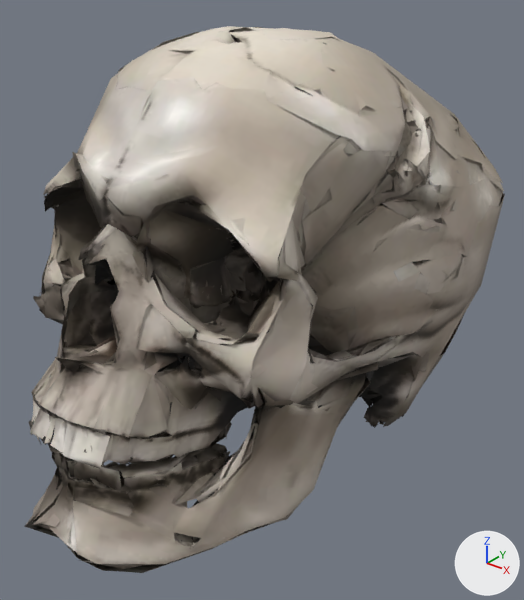
The glTF model public/models/catalog/dre_crypt_skull.glb: old version first, new version second.
One viewpoint serves both versions: a 50 mm lens placed at (0.235, -0.287, 0.263), pointed at (0.011, -0.007, 0.09). Arrows for +X, +Y and +Z are at lower right; the lights stay in place. The first picture is the older version. Where no turn or scale is listed for an object, it has been applied to the vertices. Vertices at exactly the same position are counted once.

Script lines for the objects in view, before the commit:
```python
me_geometry_0 = bpy.data.meshes.new('geometry_0')
me_geometry_0.from_pydata(...)  # 14458 vertices, 12000 faces; spans x -0.1..0.1, y -0.153..0.15, z -0.114..0.116
me_geometry_0.materials.append(mat_material_0)
ob_geometry_0 = bpy.data.objects.new('geometry_0', me_geometry_0)
ob_geometry_0.location = (-0.0002, 0.0014, 0.1142)
```
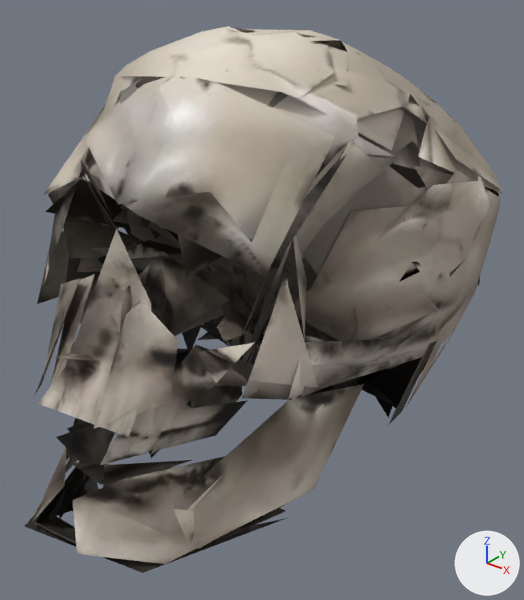
Where the newer file only moved an object's origin or applied its transform, the numbers keep the older frame.

Boxes [x1, y1, x2, y2] around the edits, measured in the pictures (524 x 600 px):
'geometry_0', reshaped
    before: [24, 26, 505, 573]
    after: [24, 26, 503, 573]
part 1 of me_geometry_0, deleted
    before: [29, 29, 463, 566]
part 2 of me_geometry_0, cut back (mostly hidden afterwards)
    before: [24, 26, 505, 573]
    after: [332, 382, 344, 390]

The change, as a list of edits to the scene's bpy script:
```text
Change me_geometry_0:
    used by ob_geometry_0; location = (-0.0002, 0.0014, 0.1142)
    remove me_geometry_0.from_pydata(...)  # 14458 vertices, 12000 faces; spans x -0.1..0.1, y -0.153..0.15, z -0.114..0.116
    add me_geometry_0.from_pydata(...)  # 1261 vertices, 1151 faces; spans x -0.099..0.1, y -0.153..0.149, z -0.113..0.115
    me_geometry_0 part 1: 1105 loose pieces with 6905 vertices, spanning x -0.098..0.097, y -0.151..0.148, z -0.113..0.115, are deleted
    me_geometry_0 part 2: 2 vertices moved within x 0.001..0.044, y -0.088..0.002, z -0.055..0.061; 6292 vertices removed from x -0.1..0.1, y -0.15..0.15, z -0.114..0.116
```
